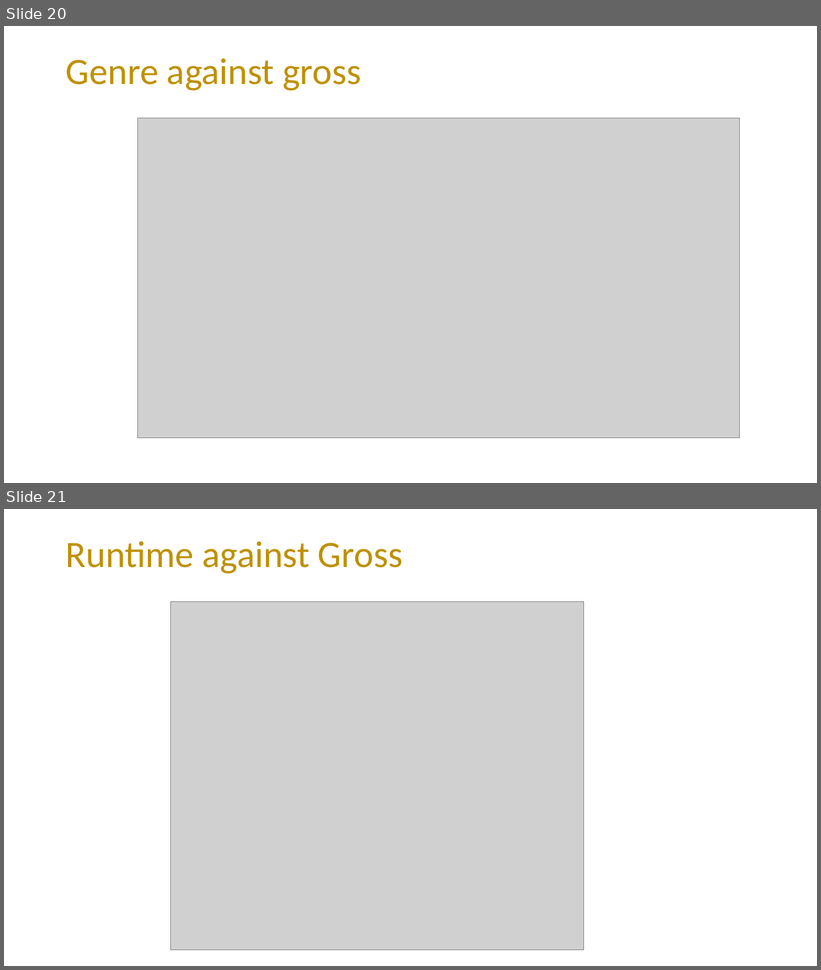
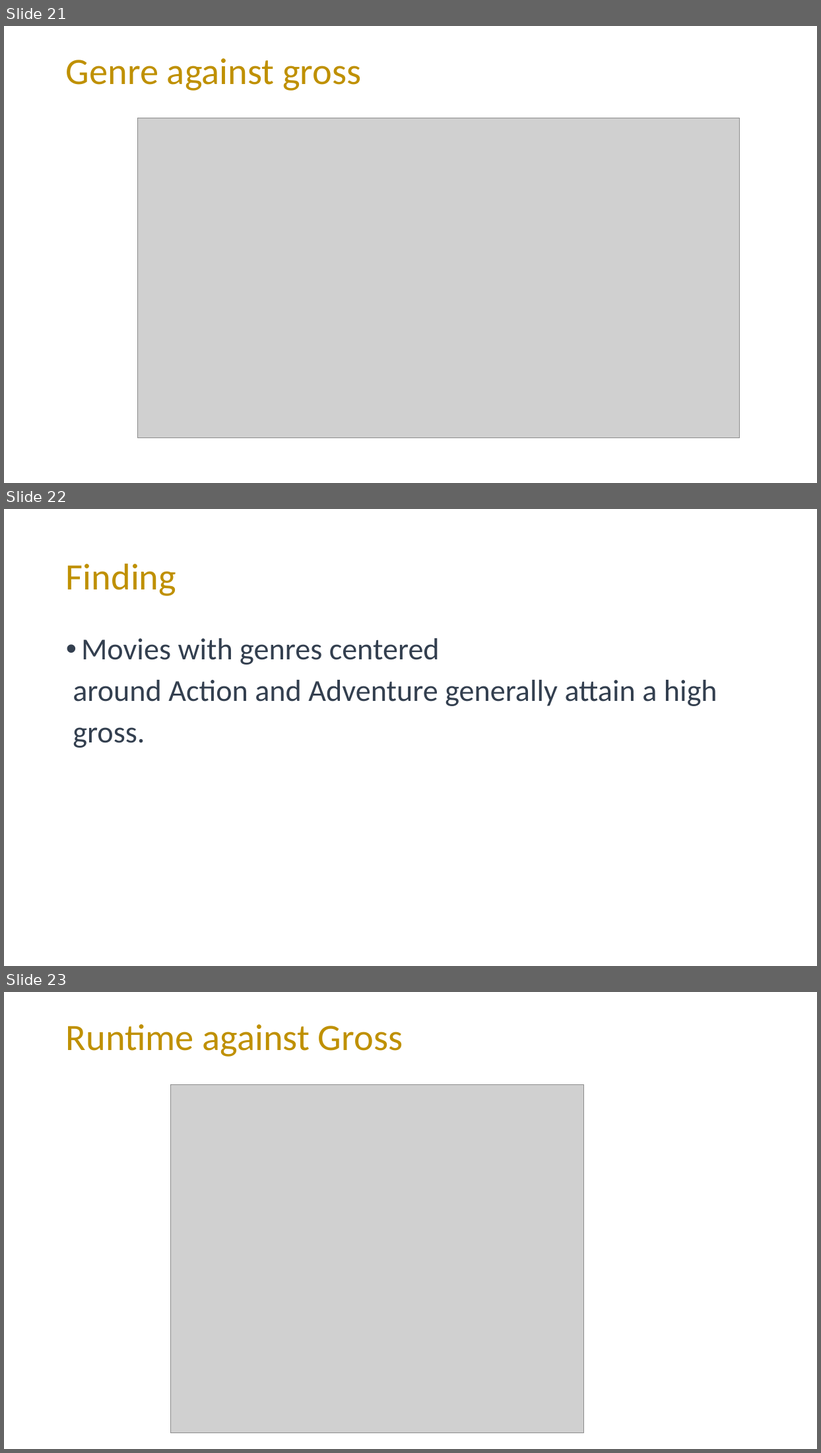
Before and after one commit to mading225/GROUP-6-PROJECT-, a slide deck: project.pptx. Shown one above the other, each under a label of ours: slides 20 and 21 before the commit, slides 21, 22 and 23 after it. The pictures are 821x970 and 821x1453 pixels, drawn with LibreOffice and Linux fonts; fonts in the diff are those of the drawing; grey boxes stand for pictures. Boxes give left, top, right and bottom in pixels: in the first picture for what was removed or moved away, otherwise in the second. Text is boxed around its words. In the diff, an @@ line names an element or a change of style, - is before the commit and + after.

Commit message:
Add findings

```diff
--- a/project.pptx
+++ b/project.pptx
@@ slide 22 added at [4, 509, 817, 966], background #FFFFFF @@
@@ title added at [66, 563, 176, 596], 44 pt, text #BF9000 @@
+Finding
@@ text added at [73, 638, 717, 748], 36 pt, text #333F50 @@
+• Movies with genres centered
+around Action and Adventure generally attain a high
+gross.
@@ what was slide 20 is now slide 21 @@
@@ what was slide 21 is now slide 23 @@
```
Also in this commit, not shown: 7 slides changed, 10 other slides added.
